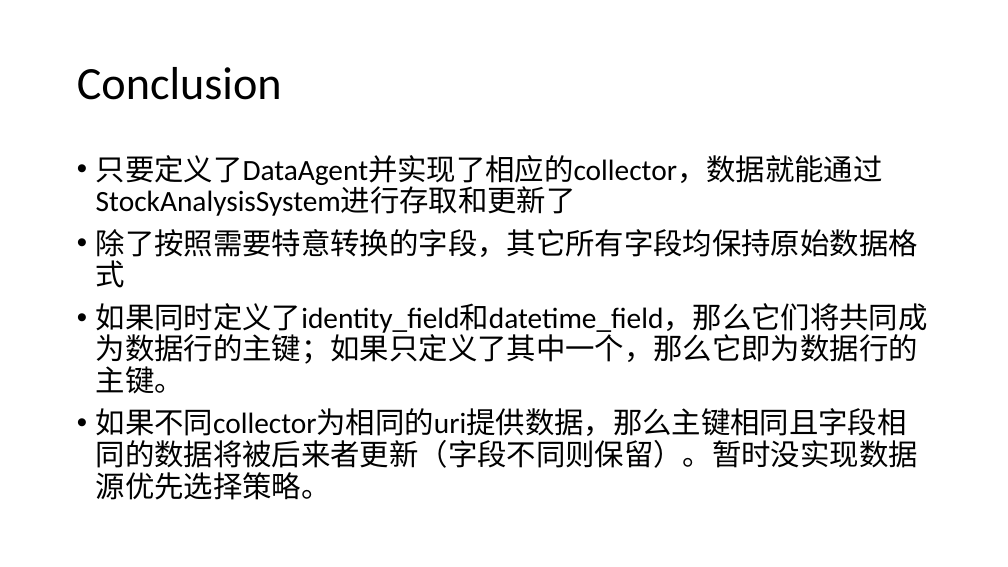
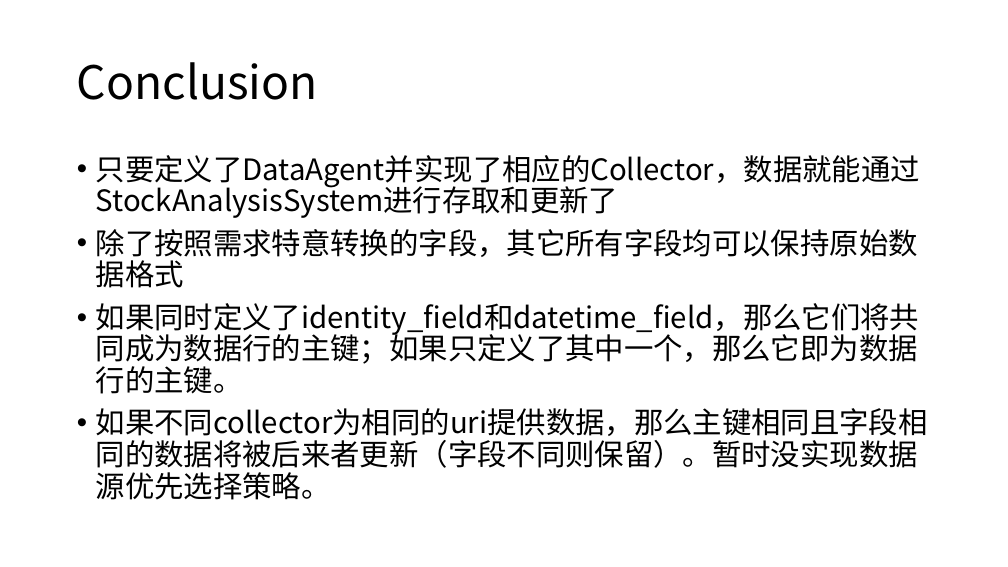
Before and after one commit to SleepySoft/StockAnalysisSystem, a slide deck: slide 5 of Doc/Presentation_How_To_Write_A_Collector.pptx. Drawn at 1008x567 pixels with LibreOffice and Linux fonts; fonts in the diff are those of the drawing. Boxes give left, top, right and bottom in pixels: in the first picture for what was removed or moved away, otherwise in the second. Text is boxed around its words. In the diff, an @@ line names an element or a change of style, - is before the commit and + after.

```diff
--- a/Doc/Presentation_How_To_Write_A_Collector.pptx
+++ b/Doc/Presentation_How_To_Write_A_Collector.pptx
@@ title "Conclusion" at bbox=[77, 62, 318, 100]: font Calibri to Noto Sans CJK SC @@
@@ text at bbox=[96, 155, 920, 288]: text changed; font Calibri to Noto Sans CJK SC @@
-• 只要定义了DataAgent并实现了相应的collector，数据就能通过StockAnalysisSystem进行存取和更新了
-• 除了按照需要特意转换的字段，其它所有字段均保持原始数据格式
+• 只要定义了DataAgent并实现了相应的Collector，数据就能通过StockAnalysisSystem进行存取和更新了
+• 除了按照需求特意转换的字段，其它所有字段均可以保持原始数据格式
@@ text at bbox=[96, 303, 928, 500]: font Calibri to Noto Sans CJK SC in "如果同时定义了identity_field和datetime_field，那么它们将共同成为数据行的主键；如果只定义了其 ...", "如果不同collector为相同的uri提供数据，那么主键相同且字段相同的数据将被后来者更新（字段不同则保留）。暂时没实 ..." @@
```
Also in this commit, not shown: 4 other slides changed, 4 slides added.
